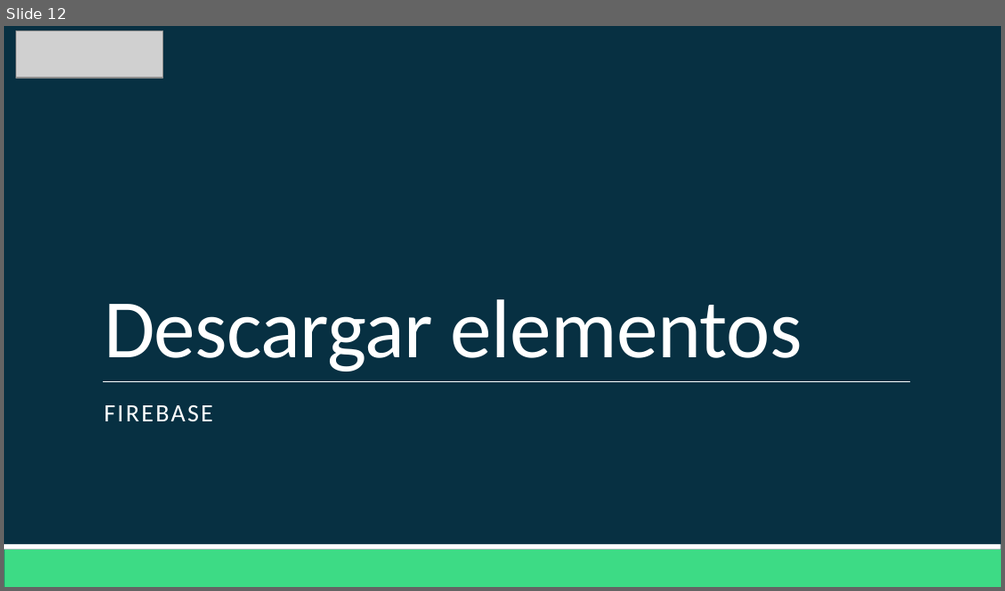
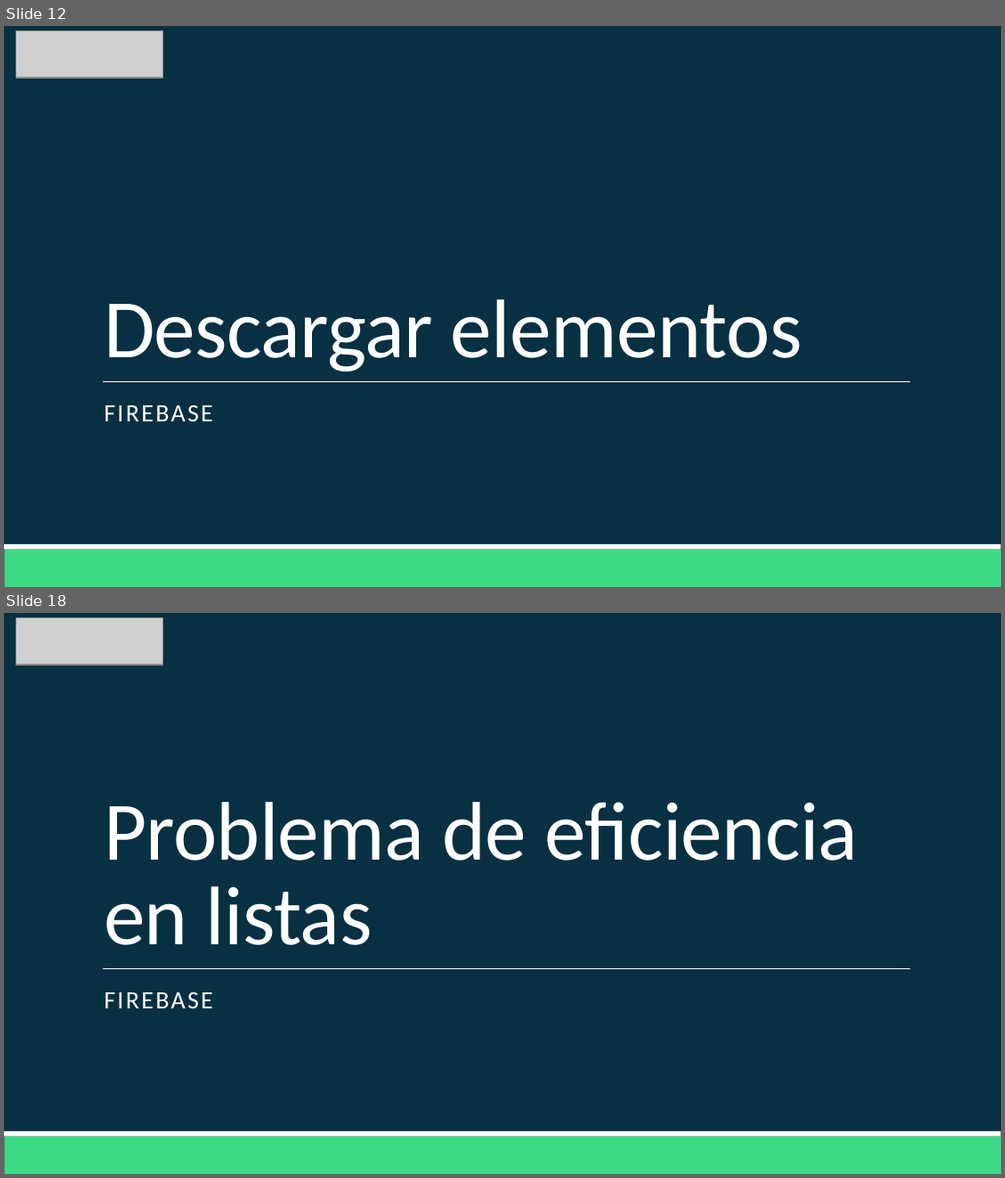
Before and after one commit to Domiciano/AppMoviles201, a slide deck: Clase 13/Clase 13.pptx. Shown one above the other, each under a label of ours: slide 12 before the commit, slides 12 and 18 after it; the slides between them are not shown. The pictures are 1005x591 and 1005x1178 pixels, drawn with LibreOffice and Linux fonts; fonts in the diff are those of the drawing; grey boxes stand for pictures. Boxes give left, top, right and bottom in pixels: in the first picture for what was removed or moved away, otherwise in the second. Text is boxed around its words. In the diff, an @@ line names an element or a change of style, - is before the commit and + after.

```diff
--- a/Clase 13/Clase 13.pptx
+++ b/Clase 13/Clase 13.pptx
@@ slide 18 added at (4, 613, 1001, 1174), background #073042; not listed: 3 template elements that a slide beside it also shows @@
@@ picture added at (16, 618, 163, 665) @@
@@ title added at (104, 802, 858, 945), 60 pt, text #FFFFFF @@
+Problema de eficiencia en listas
@@ subtitle added at (104, 992, 213, 1008), 18 pt, text #FFFFFF @@
+FIREBASE
```
Also in this commit, not shown: 8 slides changed, 9 other slides added.
